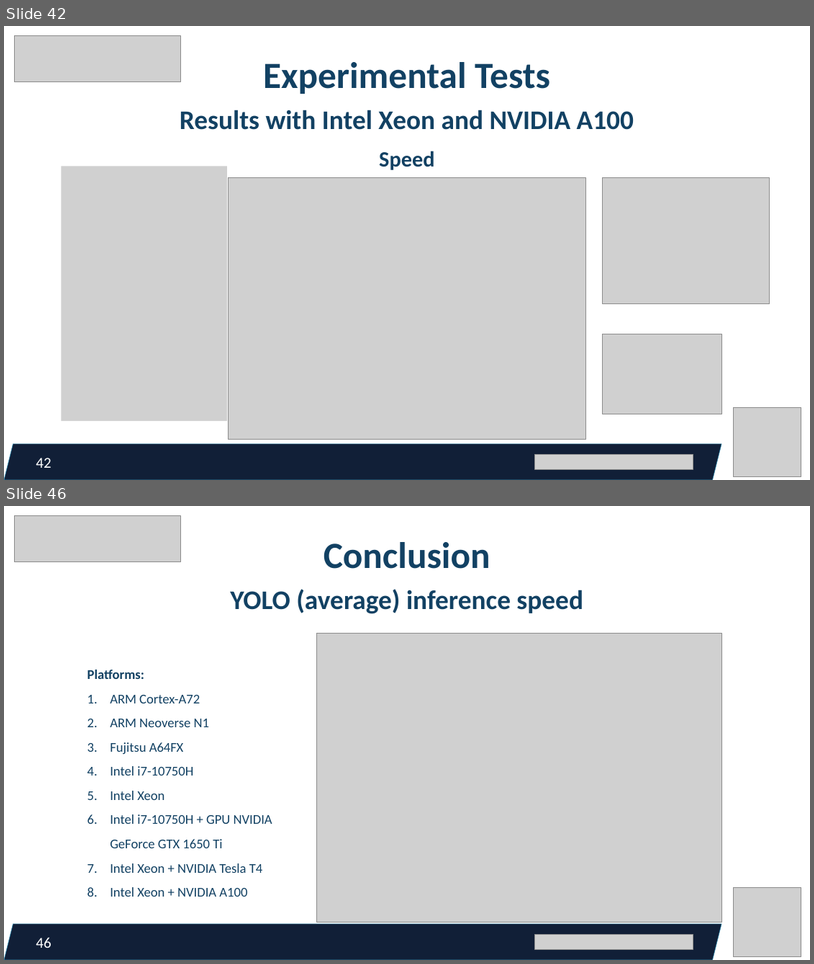
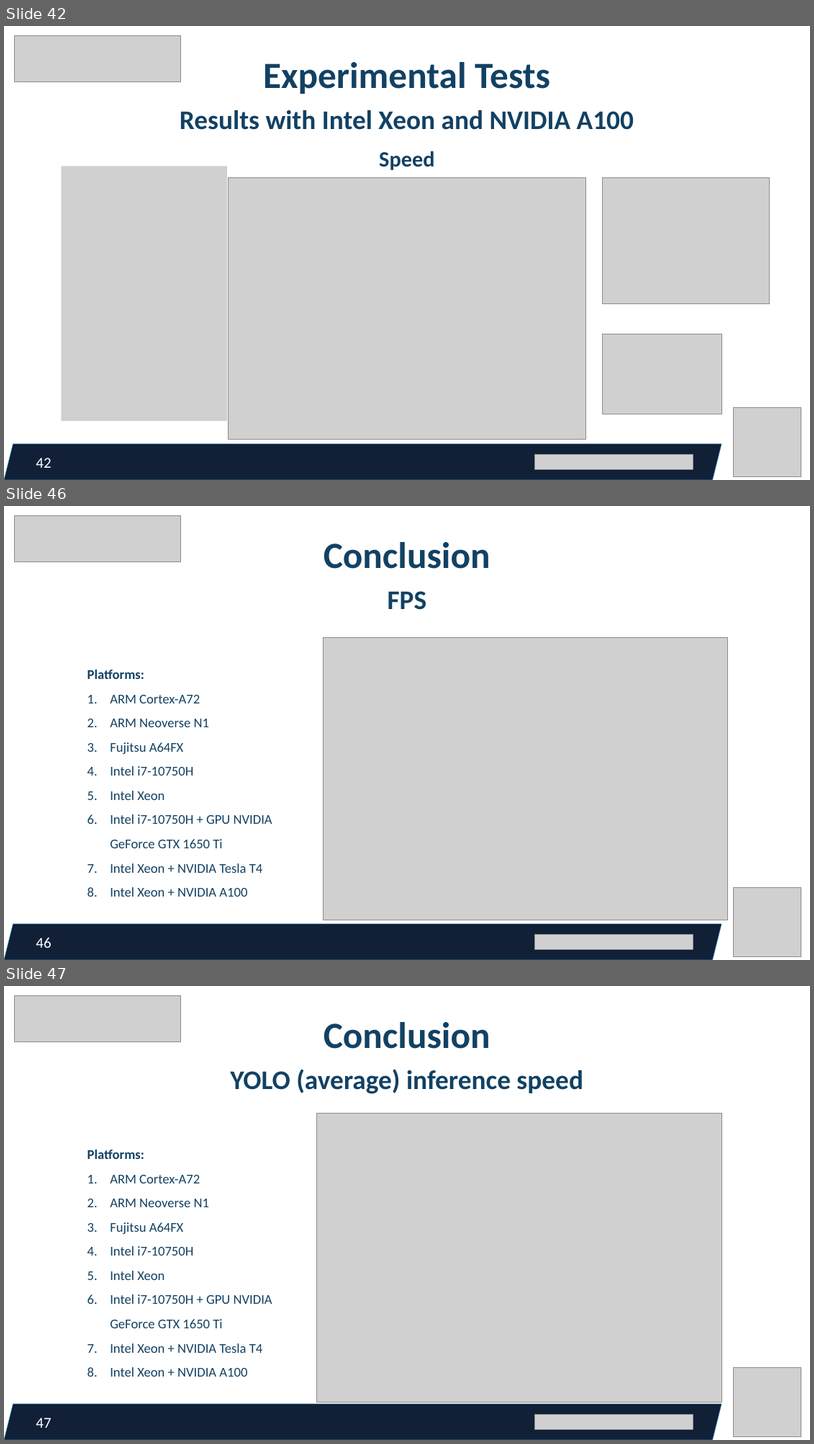
Before and after one commit to federicorossifr/eupilot-cini-mandown, a slide deck: man_down_tracking_12_01_23.pptx. Shown one above the other, each under a label of ours: slides 42 and 46 before the commit, slides 42, 46 and 47 after it; the slides between them are not shown. The pictures are 814x964 and 814x1444 pixels, drawn with LibreOffice and Linux fonts; fonts in the diff are those of the drawing; grey boxes stand for pictures. Boxes give left, top, right and bottom in pixels: in the first picture for what was removed or moved away, otherwise in the second. Text is boxed around its words. In the diff, an @@ line names an element or a change of style, - is before the commit and + after.

```diff
--- a/man_down_tracking_12_01_23.pptx
+++ b/man_down_tracking_12_01_23.pptx
@@ slide 46 added at (4, 506, 810, 960), background #FFFFFF @@
@@ picture added at (14, 516, 181, 561) @@
@@ text added at (324, 542, 491, 569), 44 pt, text #124163, bold @@
+Conclusion
@@ text added at (388, 591, 427, 610), 32 pt, text #124163, bold @@
+FPS
@@ picture added at (323, 637, 728, 920) @@
@@ text added at (88, 669, 273, 896), 16 pt, text #124163 @@
+Platforms:
+1. ARM Cortex-A72
+2. ARM Neoverse N1
+3. Fujitsu A64FX
+4. Intel i7-10750H
+5. Intel Xeon
+6. Intel i7-10750H + GPU NVIDIA GeForce GTX 1650 Ti
+7. Intel Xeon + NVIDIA Tesla T4
+8. Intel Xeon + NVIDIA A100
@@ picture added at (733, 887, 801, 957) @@
@@ parallelogram added at (4, 924, 722, 960), fill #111F37, outline #3494BA 0.5 pt @@
@@ page number added at (36, 937, 51, 947), 18 pt, text #FFFFFF @@
+46
@@ picture added at (535, 934, 694, 949) @@
@@ what was slide 46 is now slide 47 @@
@@ page number at (36, 1417, 51, 1427): text changed @@
-46
+47
```
Also in this commit, not shown: 5 slides changed.
